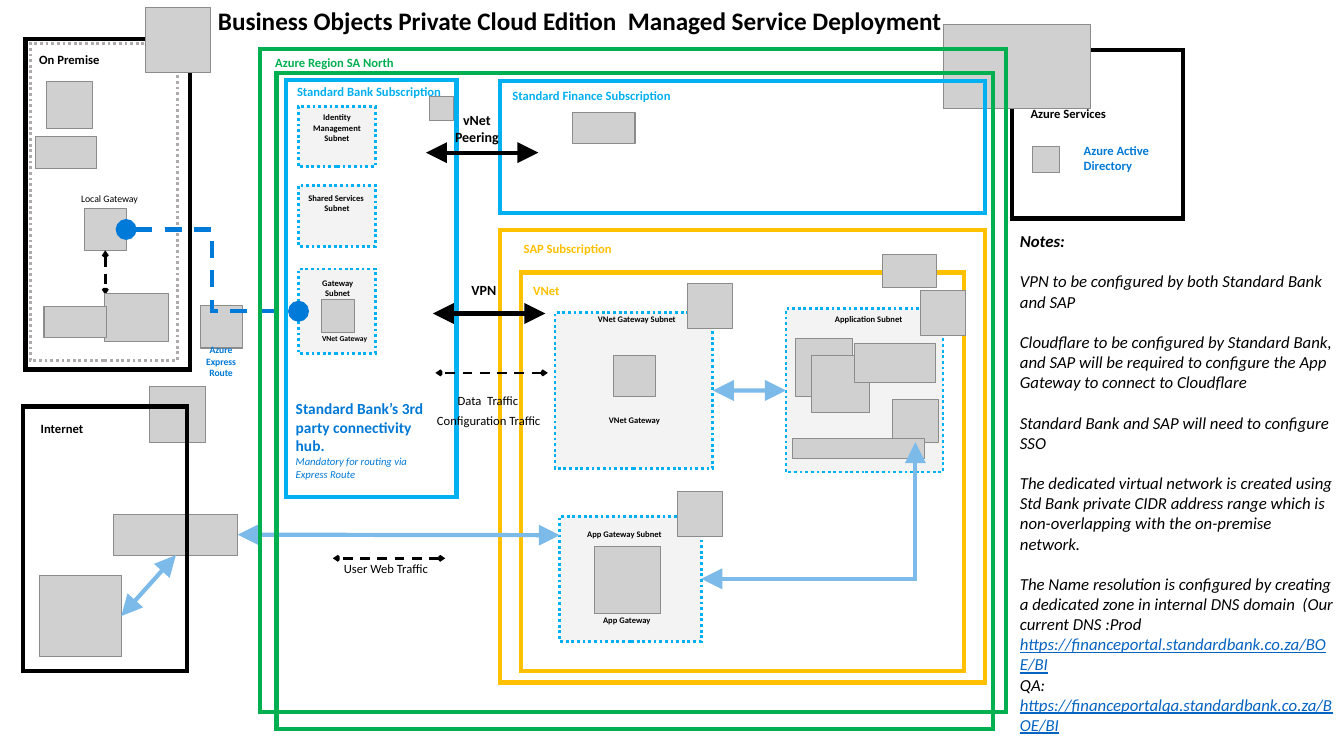
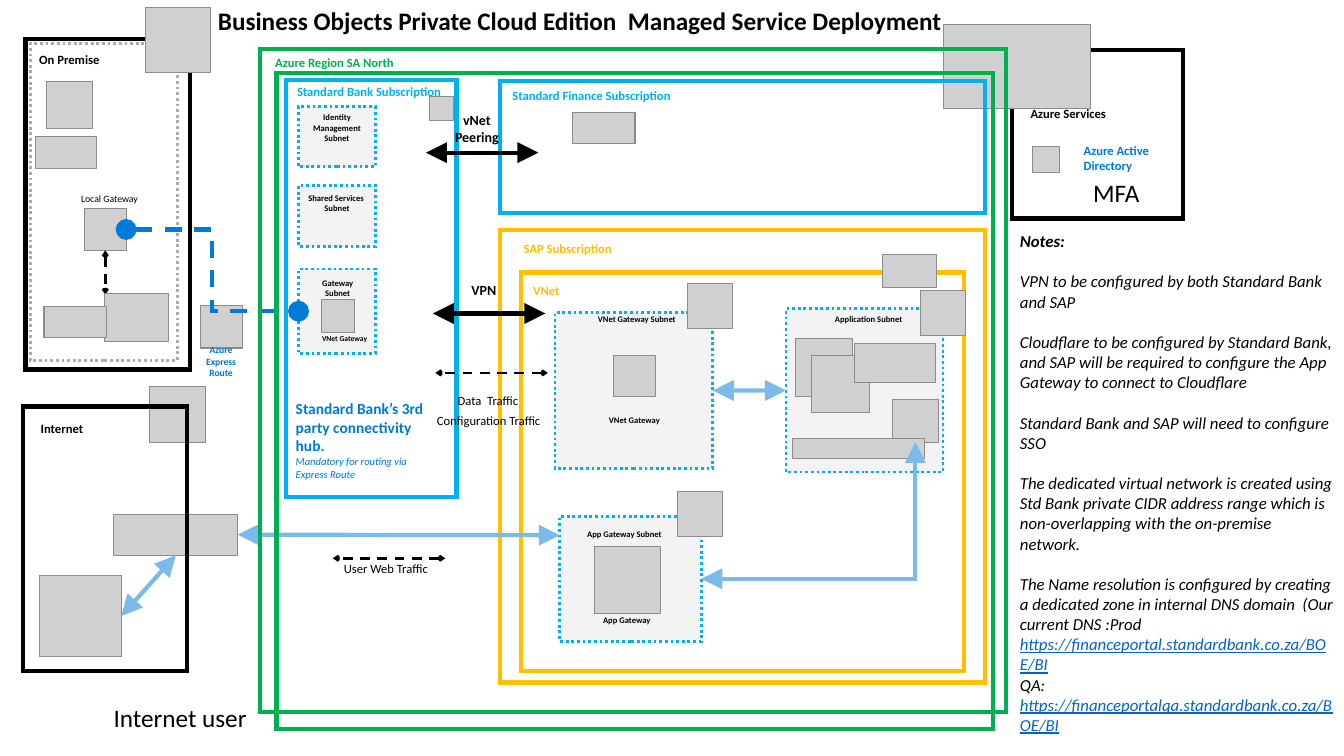
Before and after one commit to zublifier/SAP-Business-Objects-Architecture, a slide deck: slide 1 of Deployment architecture.pptx. Drawn at 1344x756 pixels with LibreOffice and Linux fonts; fonts in the diff are those of the drawing; grey boxes stand for pictures; background and template pictures are left out. Boxes give left, top, right and bottom in pixels: in the first picture for what was removed or moved away, otherwise in the second. Text is boxed around its words. In the diff, an @@ line names an element or a change of style, - is before the commit and + after.

```diff
--- a/Deployment architecture.pptx
+++ b/Deployment architecture.pptx
@@ text added at (1093,185,1139,202), 18 pt, text #000000 @@
+MFA
@@ text added at (114,710,246,728), 18 pt, text #000000 @@
+Internet user
```
